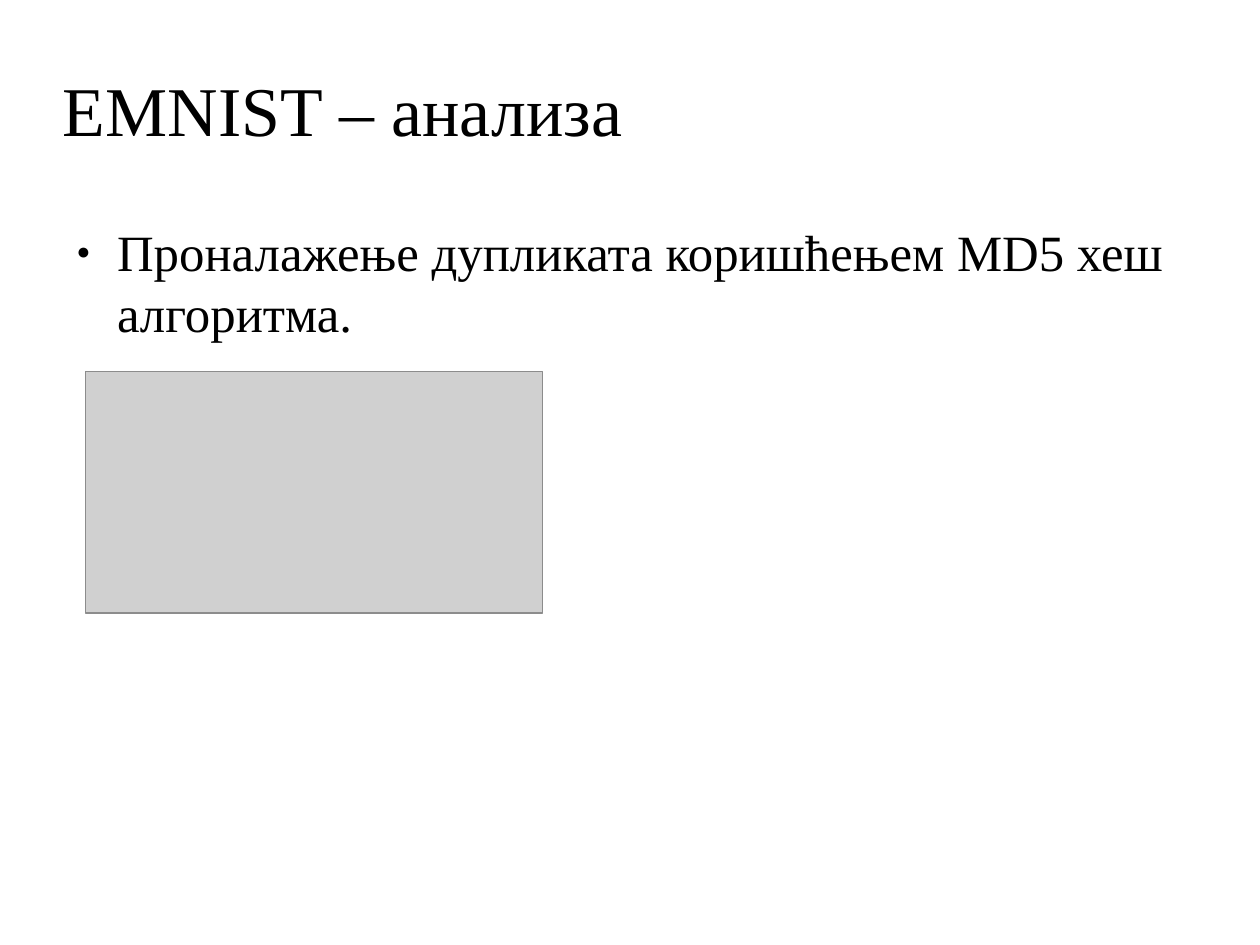
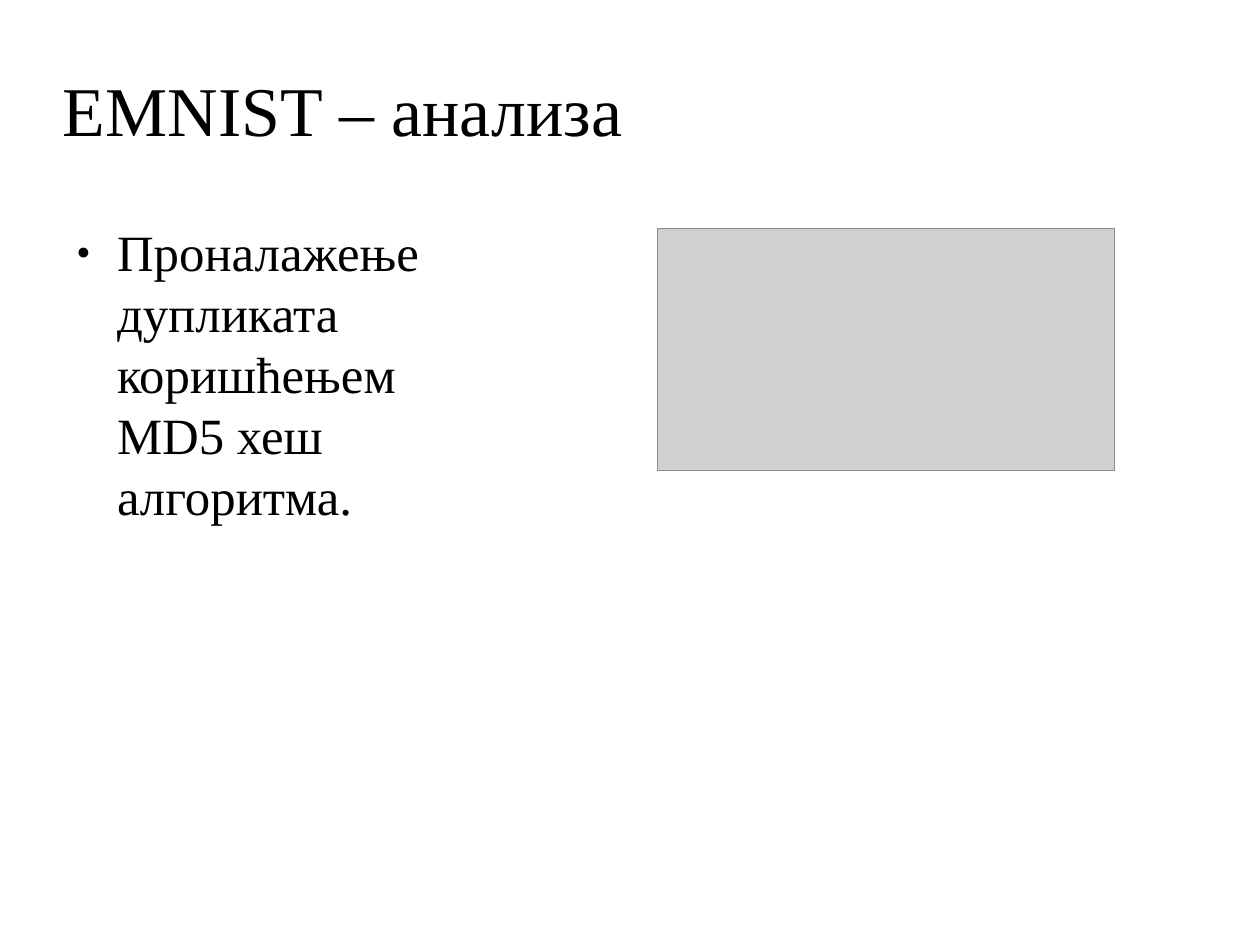
Before and after one commit to MihailoVukorep/mitnop_proj, a slide deck: slide 6 of docs/presentation.odp. Drawn at 1260x945 pixels with LibreOffice and Linux fonts; fonts in the diff are those of the drawing; grey boxes stand for pictures; background and template pictures are left out. Boxes give left, top, right and bottom in pixels: in the first picture for what was removed or moved away, otherwise in the second. Text is boxed around its words. In the diff, an @@ line names an element or a change of style, - is before the commit and + after.

```diff
--- a/docs/presentation.odp
+++ b/docs/presentation.odp
@@ text "Проналажење дупликата коришћењем MD5 хеш ..." rewrapped from <box>117,235,1163,343</box> to <box>117,237,419,526</box> @@
@@ picture: place and size @@
-picture at <box>86,372,543,613</box>
+picture at <box>657,229,1115,470</box>
```
Also in this commit, not shown: 2 other slides changed, 10 slides added, 7 slides removed, 3 other files.
